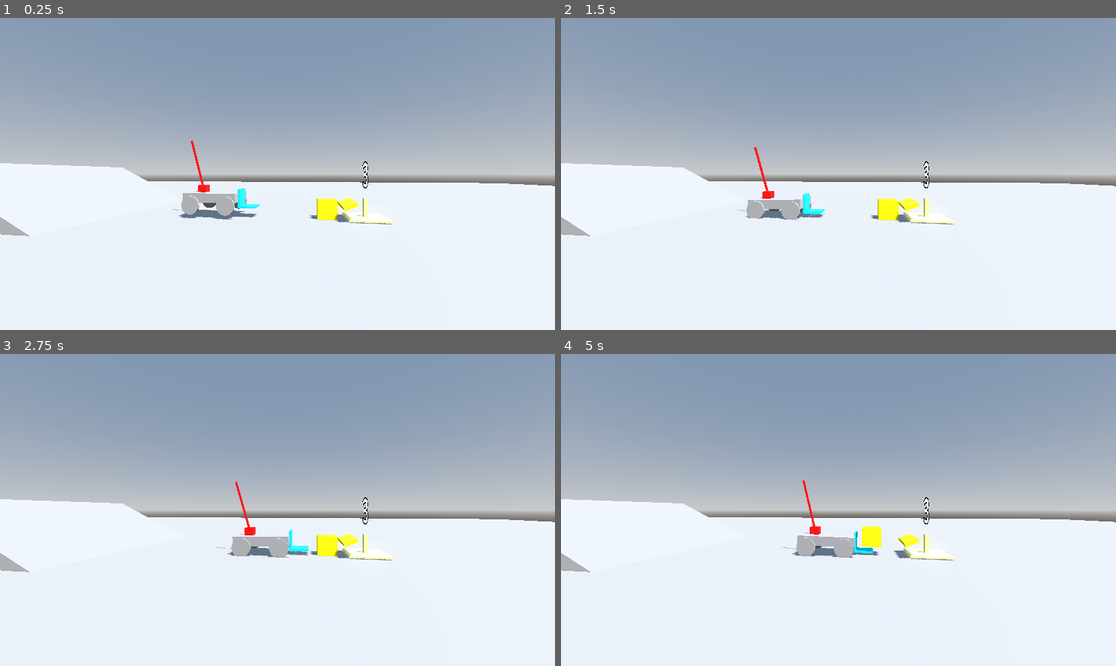
Above: before the commit, frames 1-4 (two rows, left to right).
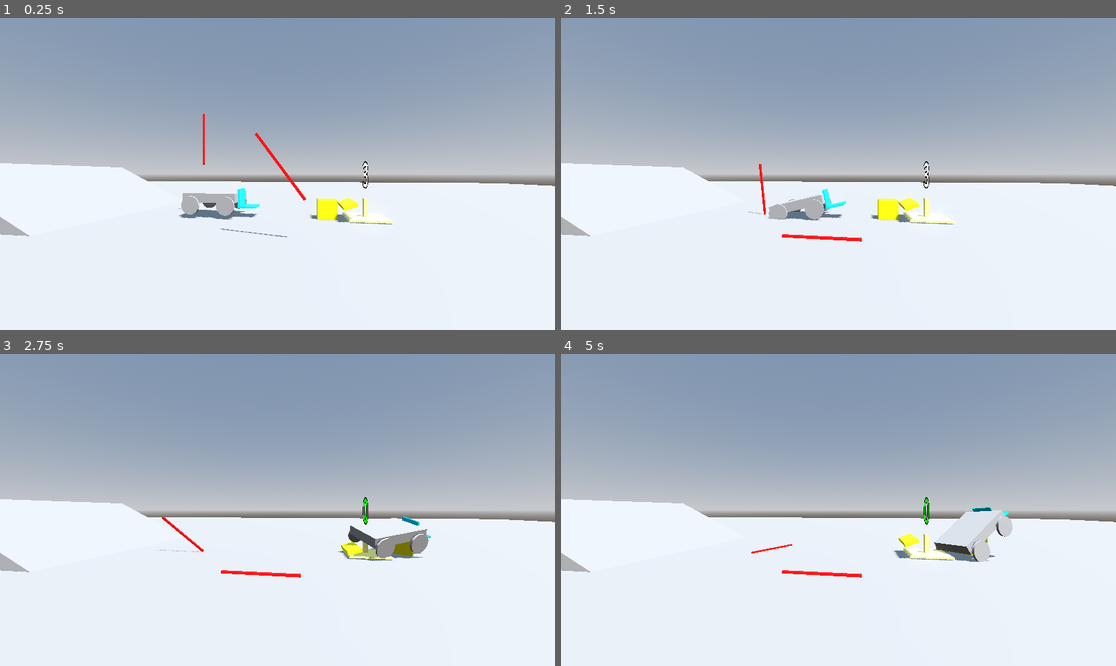
Above: after the commit, the same moments.

Repository: Shuflduf/Robotics-Sim
Game: Godot game, scene res://scenes/world.tscn
Two runs of this game, one before a commit and one after it. Both use one fixed random seed, a clock stepped at 60 frames per second and the inputs below.
Inputs:
- Up to frame 1 (0.25 s): no input
- Up to frame 2 (1.5 s): no input
- Up to frame 3 (2.75 s): no input
- Up to frame 4 (5 s): no input

The runs differ from the first frame. In frame 1, 0.4% of the frame differs, in the area x 31-56%, y 30-71%; in frame 2, 1.2%; in frame 3, 2.7%, in the area x 28-78%, y 40-72%; in frame 4, 2.4%.

Commit message:
sdcfvgdrcftvgcrvtycfvghdcfvgbhknytcfhbrtfffffffffff5465468569o

Diff:
--- a/scenes/car.tscn
+++ b/scenes/car.tscn
@@ -76,4 +76,6 @@
 transform = Transform3D(1, 0, 0, 0, 1, 0, 0, 0, 1, 0, -0.3, 0.8)
 
 [node name="Motor" parent="." instance=ExtResource("3_wx323")]
-transform = Transform3D(1, 0, 0, 0, 1, 0, 0, 0, 1, 0, 0.7, -0.8)
+transform = Transform3D(1, 0, 0, 0, 1, 0, 0, 0, 1, 0, 3.68639, -0.8)
+collision_layer = 0
+angular_velocity = Vector3(0, 0.0537561, 0)
--- a/scenes/motor.tscn
+++ b/scenes/motor.tscn
@@ -1,13 +1,7 @@
-[gd_scene load_steps=7 format=3 uid="uid://cbo3hpr1cxxgu"]
+[gd_scene load_steps=5 format=3 uid="uid://cbo3hpr1cxxgu"]
 
 [ext_resource type="Script" path="res://scripts/motor.gd" id="1_p4ueg"]
 [ext_resource type="Material" uid="uid://bjd0o5402k21y" path="res://assets/materials/red.tres" id="2_stq5d"]
-
-[sub_resource type="BoxMesh" id="BoxMesh_n5r8n"]
-size = Vector3(0.5, 0.5, 0.5)
-
-[sub_resource type="BoxShape3D" id="BoxShape3D_ipgki"]
-size = Vector3(0.5, 0.5, 0.5)
 
 [sub_resource type="BoxShape3D" id="BoxShape3D_0j2do"]
 size = Vector3(0.1, 3, 0.1)
@@ -15,45 +9,17 @@
 [sub_resource type="BoxMesh" id="BoxMesh_xbrbo"]
 size = Vector3(0.1, 3, 0.1)
 
-[node name="StaticBody3D" type="StaticBody3D"]
+[node name="Motor" type="RigidBody3D"]
+transform = Transform3D(1, 0, 0, 0, 1, 0, 0, 0, 1, 0, 0, 0)
 collision_layer = 2
-collision_mask = 0
+collision_mask = 13
 script = ExtResource("1_p4ueg")
+metadata/_edit_group_ = true
+
+[node name="CollisionShape3D" type="CollisionShape3D" parent="."]
+transform = Transform3D(1, 0, 0, 0, 0.999997, 0, 0, 0, 0.999997, 0, 0, 0)
+shape = SubResource("BoxShape3D_0j2do")
 
 [node name="MeshInstance3D" type="MeshInstance3D" parent="."]
 material_override = ExtResource("2_stq5d")
-mesh = SubResource("BoxMesh_n5r8n")
-
-[node name="CollisionShape3D" type="CollisionShape3D" parent="."]
-shape = SubResource("BoxShape3D_ipgki")
-
-[node name="RigidBody3D" type="RigidBody3D" parent="."]
-transform = Transform3D(1, 0, 0, 0, 0.965926, 0.258819, 0, -0.258819, 0.965926, 0, 0, 0)
-collision_layer = 2
-collision_mask = 12
-axis_lock_angular_y = true
-mass = 0.1
-center_of_mass_mode = 1
-center_of_mass = Vector3(0, -1.5, 0)
-freeze = true
-constant_torque = Vector3(0, 10, 0)
-metadata/_edit_group_ = true
-
-[node name="CollisionShape3D" type="CollisionShape3D" parent="RigidBody3D"]
-transform = Transform3D(1, 0, 0, 0, 0.999997, -1.49012e-08, 0, 1.49012e-08, 0.999997, 0, 1.47791, -0.0120119)
-shape = SubResource("BoxShape3D_0j2do")
-
-[node name="MeshInstance3D" type="MeshInstance3D" parent="RigidBody3D"]
-transform = Transform3D(1, 0, 0, 0, 1, -1.49012e-08, 0, 1.49012e-08, 1, 0, 1.5, 0)
-material_override = ExtResource("2_stq5d")
 mesh = SubResource("BoxMesh_xbrbo")
-
-[node name="HingeJoint3D" type="HingeJoint3D" parent="."]
-unique_name_in_owner = true
-transform = Transform3D(-4.37114e-08, 0, 1, 0, 1, 0, -1, 0, -4.37114e-08, 0, 0, 0)
-node_a = NodePath("..")
-node_b = NodePath("../RigidBody3D")
-params/bias = 0.99
-motor/enable = true
-motor/target_velocity = 0.0
-motor/max_impulse = 0.01
--- a/scenes/world.tscn
+++ b/scenes/world.tscn
@@ -1,8 +1,9 @@
-[gd_scene load_steps=9 format=3 uid="uid://qgu65wltrbjn"]
+[gd_scene load_steps=10 format=3 uid="uid://qgu65wltrbjn"]
 
 [ext_resource type="PackedScene" uid="uid://ggm3m6b1ejxq" path="res://scenes/car.tscn" id="1_dtjck"]
 [ext_resource type="PackedScene" uid="uid://cefu4c86p78or" path="res://scenes/button.tscn" id="2_dcf63"]
 [ext_resource type="Material" uid="uid://dstbis8gg24gs" path="res://assets/materials/bright_yellow.tres" id="2_wc17m"]
+[ext_resource type="PackedScene" uid="uid://cbo3hpr1cxxgu" path="res://scenes/motor.tscn" id="4_0k7rq"]
 
 [sub_resource type="ProceduralSkyMaterial" id="ProceduralSkyMaterial_w681j"]
 sky_horizon_color = Color(0.64625, 0.65575, 0.67075, 1)
@@ -60,3 +61,6 @@
 
 [node name="Button" parent="." instance=ExtResource("2_dcf63")]
 transform = Transform3D(1, 0, 0, 0, 1, 0, 0, 0, 1, 0, 0.6, -4)
+
+[node name="Motor" parent="." instance=ExtResource("4_0k7rq")]
+transform = Transform3D(1, 0, 0, 0, 0.801369, -0.598171, 0, 0.598171, 0.801369, 4.02369, 3.46382, 0)
--- a/scripts/car.gd
+++ b/scripts/car.gd
@@ -23,25 +23,25 @@
 	pickup_pos.position = NORMAL_PICKUP_POS if normal_pickup else FAR_PICKUP_POS
 
 	await timer(1)
-	await move(20, 2)
-	await grab()
-	await move(-20, 2)
-	await stop(100)
-	await turn(DIRECTION.Right, 5, 1)
-	await let_go(30)
-	await move(15, 3)
-	await stop(50)
-	await grab()
-	await turn(DIRECTION.Left, 50, 2.2)
-	await move(-20, 2.5)
-	await stop(20)
-	await turn(DIRECTION.Right, 5, 2.2)
-	await move(-10, 0.5)
-	await stop(20)
+	#await move(20, 2)
+	#await grab()
+	#await move(-20, 2)
+	#await stop(100)
+	#await turn(DIRECTION.Right, 5, 1)
+	#await let_go(30)
+	#await move(15, 3)
+	#await stop(50)
+	#await grab()
+	#await turn(DIRECTION.Left, 50, 2.2)
+	#await move(-20, 2.5)
+	#await stop(20)
+	#await turn(DIRECTION.Right, 5, 2.2)
+	#await move(-10, 0.5)
+	#await stop(20)
 	#for i in 3:
 		#brake = 100
 		#await push_down()
-	brake = 0
+	#brake = 0
 	await move(300, 10)
 
 func grab():
--- a/scripts/motor.gd
+++ b/scripts/motor.gd
@@ -1,13 +1,11 @@
 class_name Motor
-extends StaticBody3D
+extends RigidBody3D
 
-@onready var joint: HingeJoint3D = %HingeJoint3D
-@onready var rigid_body = $RigidBody3D
-
-func run(speed: float):
-	if speed == 0:
-		rigid_body.freeze = true
-		return
-	else:
-		rigid_body.freeze = false
-	joint.set_param(HingeJoint3D.PARAM_MOTOR_TARGET_VELOCITY, deg_to_rad(speed))
+func run(_speed: float):
+	return
+	#if speed == 0:
+		#rigid_body.freeze = true
+		#return
+	#else:
+		#rigid_body.freeze = false
+	#joint.set_param(HingeJoint3D.PARAM_MOTOR_TARGET_VELOCITY, deg_to_rad(speed))
